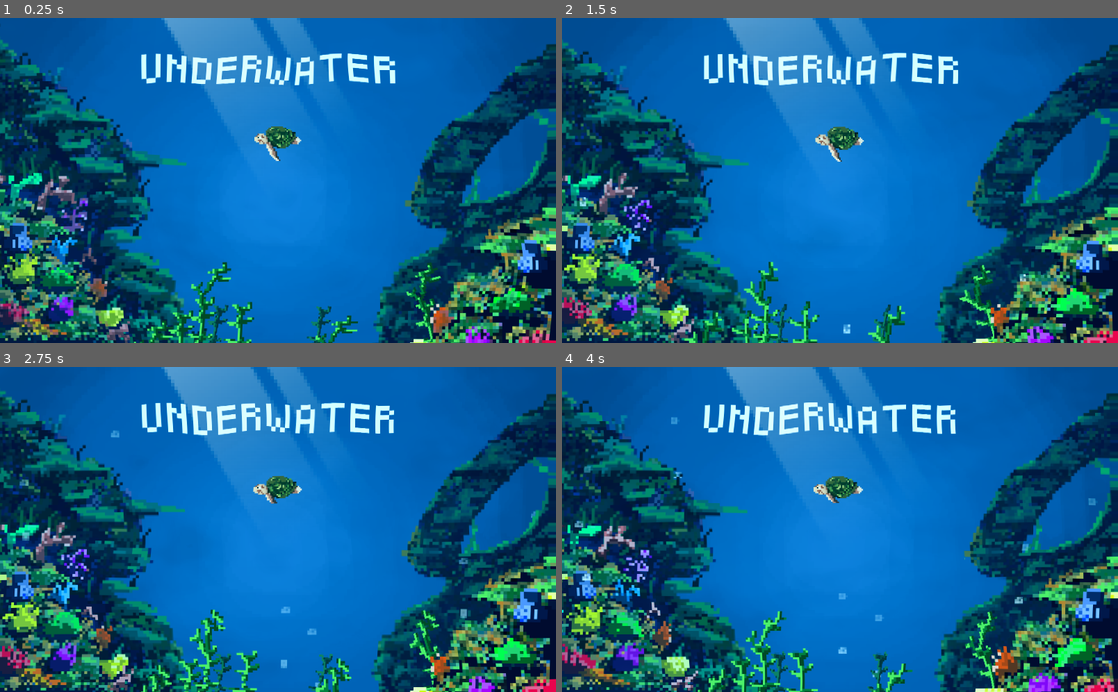
Above: before the commit, frames 1-4 (two rows, left to right).
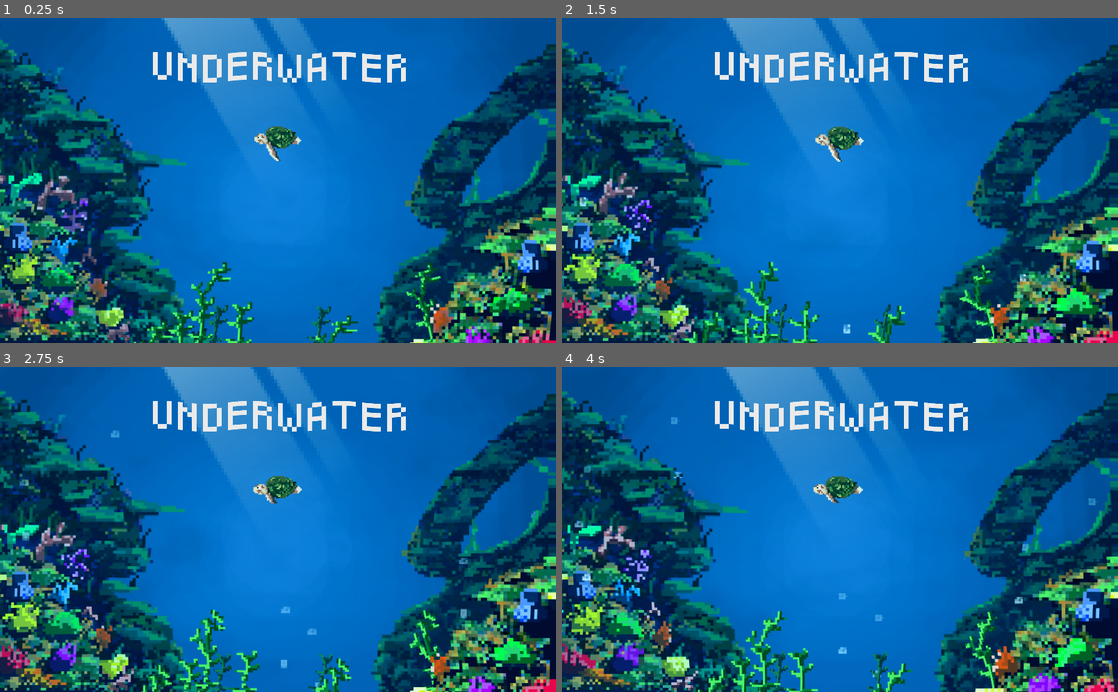
Above: after the commit, the same moments.

Repository: Gerchis/JamTeamSeas
Game: Godot game, scene res://Scenes/MainMenu/MainMenu.tscn
Two runs of this game, one before a commit and one after it. Both use one fixed random seed, a clock stepped at 60 frames per second and the inputs below.
Inputs:
- Up to frame 1 (0.25 s): no input
- Up to frame 2 (1.5 s): no input
- Up to frame 3 (2.75 s): no input
- Up to frame 4 (4 s): no input

The runs differ from the first frame. In frame 1, 2.3% of the frame differs, in the area x 25-73%, y 10-21%; in frame 2, 2.3%; in frame 3, 2.4%; in frame 4, 2.4%, in the area x 25-73%, y 10-22%.

Commit message:
BtnSeparados

Diff:
--- a/Scenes/MainMenu/MainMenu.tscn
+++ b/Scenes/MainMenu/MainMenu.tscn
@@ -463,12 +463,6 @@
 autoplay = "Reed_05"
 anims/Reed_05 = SubResource( 11 )
 
-[node name="Title_01" type="AnimatedSprite" parent="."]
-position = Vector2( 500.857, 90.7563 )
-scale = Vector2( 0.4, 0.4 )
-frames = SubResource( 18 )
-frame = 2
-
 [node name="WaterEffect_02" type="Sprite" parent="."]
 material = ExtResource( 14 )
 position = Vector2( 517.377, 306.453 )
@@ -479,3 +473,9 @@
 position = Vector2( 559.201, 325.395 )
 scale = Vector2( 0.610417, 0.62963 )
 texture = ExtResource( 12 )
+
+[node name="Title_01" type="AnimatedSprite" parent="."]
+position = Vector2( 514.857, 90.7563 )
+scale = Vector2( 0.4, 0.4 )
+frames = SubResource( 18 )
+frame = 1
Binary file added: ButtonsSeaUnderwater_Selec.png
Binary file added: ButtonsSeaUnderwater_Start.png
Binary file added: ButtonsSeaUnderwater_StartSelec.png
